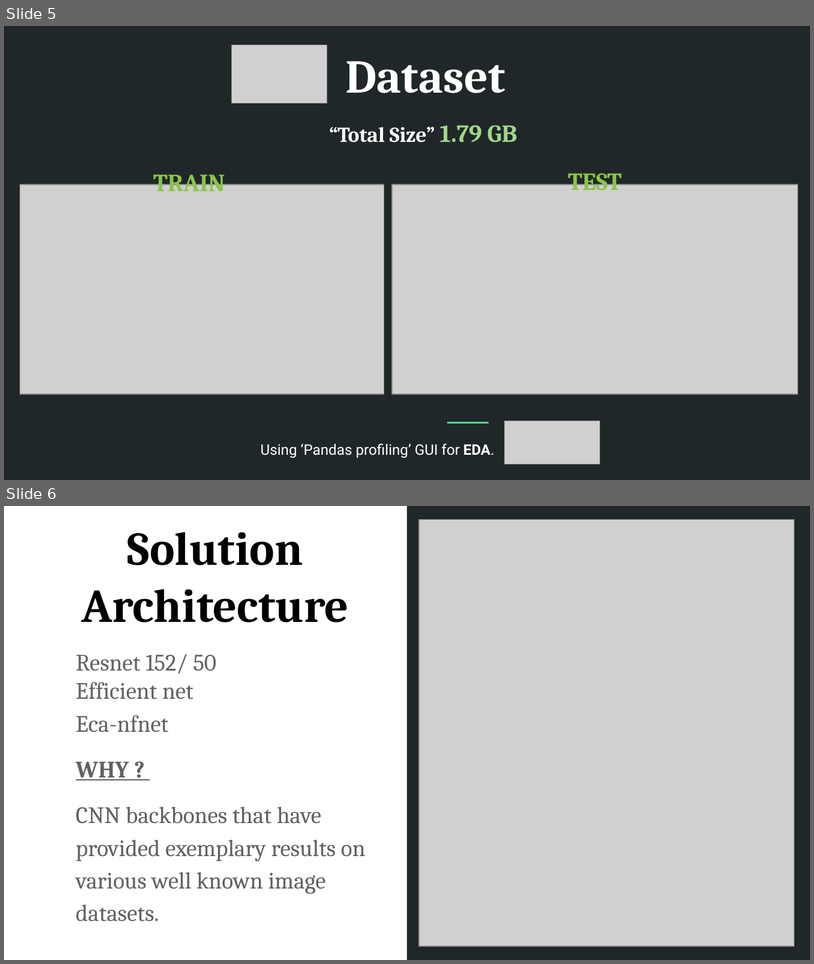
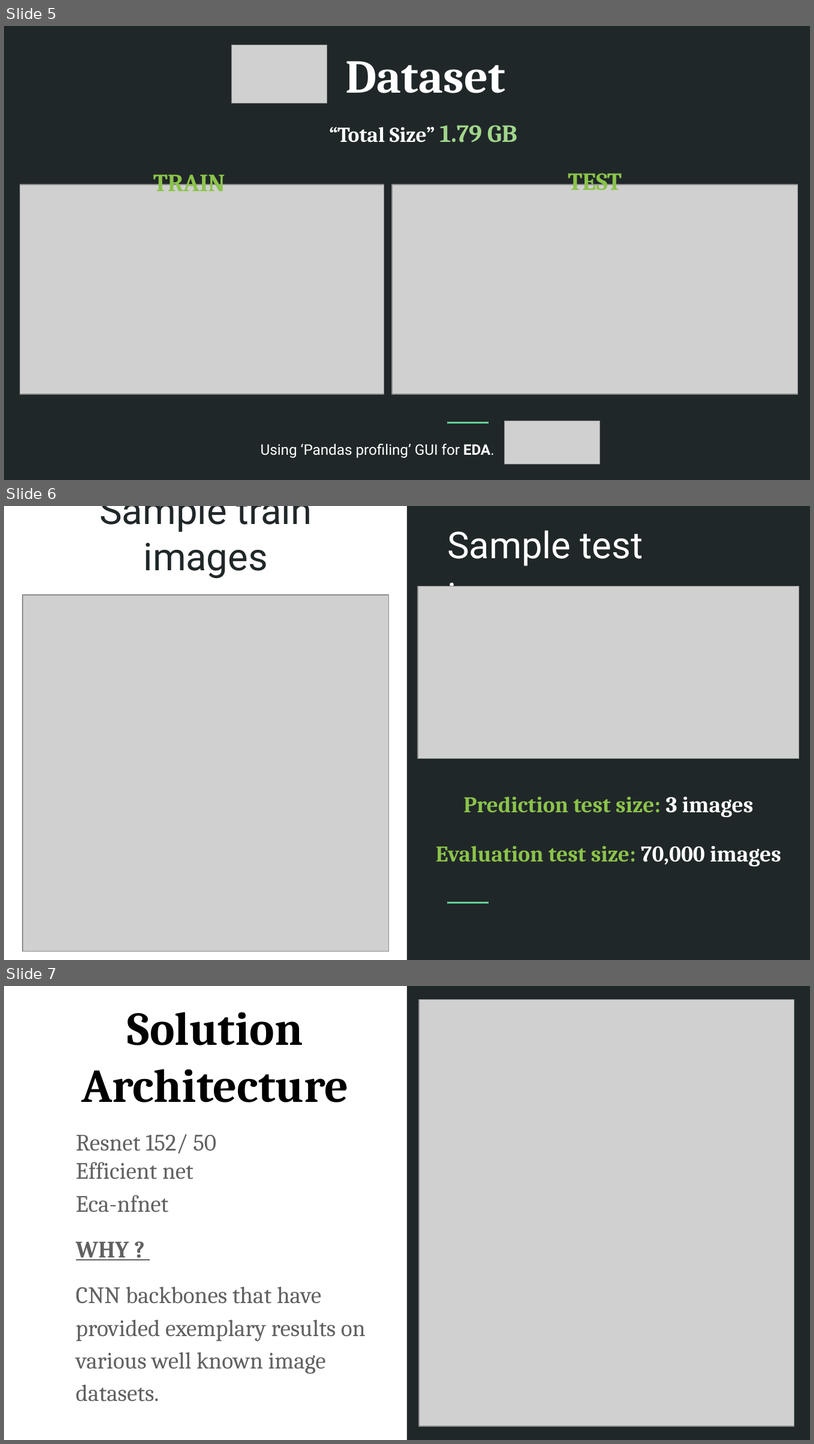
Before and after one commit to Akash15o3/Shopee-Product-Match, a slide deck: report/presentation.pptx. Shown one above the other, each under a label of ours: slides 5 and 6 before the commit, slides 5, 6 and 7 after it. The pictures are 814x964 and 814x1444 pixels, drawn with LibreOffice and Linux fonts; fonts in the diff are those of the drawing; grey boxes stand for pictures. Boxes give left, top, right and bottom in pixels: in the first picture for what was removed or moved away, otherwise in the second. Text is boxed around its words. In the diff, an @@ line names an element or a change of style, - is before the commit and + after.

```diff
--- a/report/presentation.pptx
+++ b/report/presentation.pptx
@@ slide 6 added at [4, 506, 810, 960], background #FFFFFF; not listed: 2 template elements that a slide beside it also shows @@
@@ title added at [99, 506, 312, 579], 34 pt, text #202729 @@
+Sample train images
@@ text added at [447, 530, 644, 586], 33 pt, text #FFFFFF @@
+Sample test images
@@ picture added at [23, 595, 389, 951] @@
@@ picture added at [419, 586, 800, 759] @@
@@ text added at [436, 796, 782, 866], 20 pt, text #8BC34A, bold @@
+Prediction test size: 3 images
+Evaluation test size: 70,000 images
@@ what was slide 6 is now slide 7 @@
```
Also in this commit, not shown: 1 slide changed, 2 other files.
